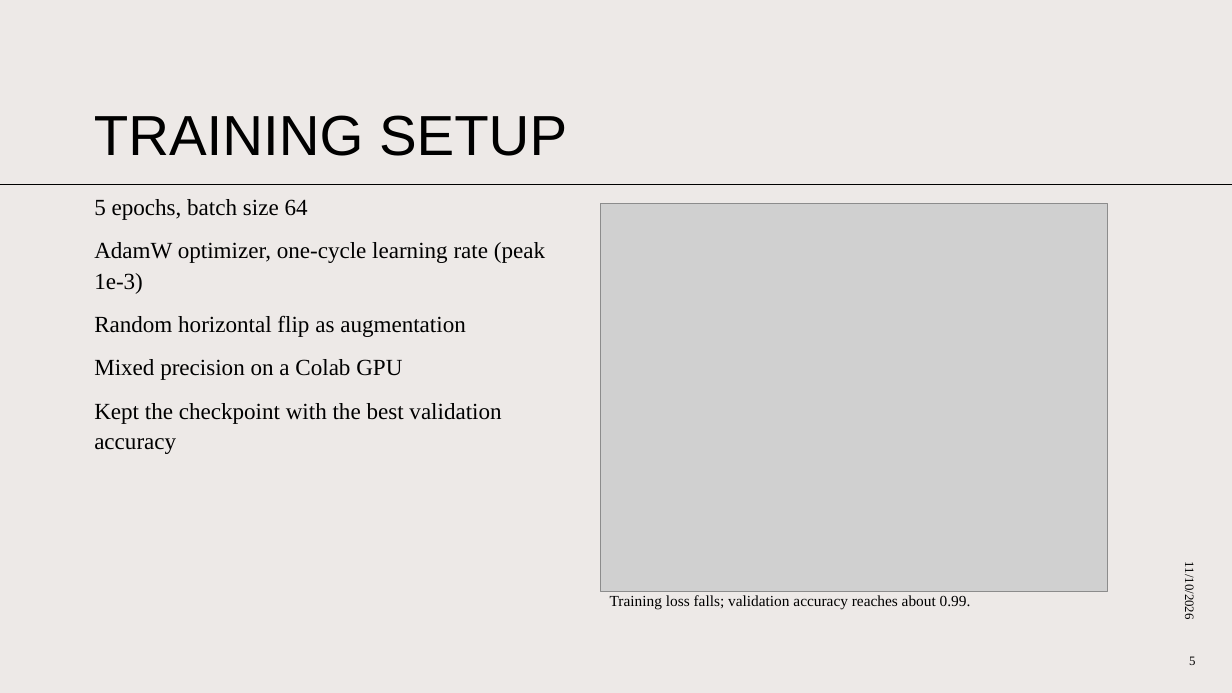
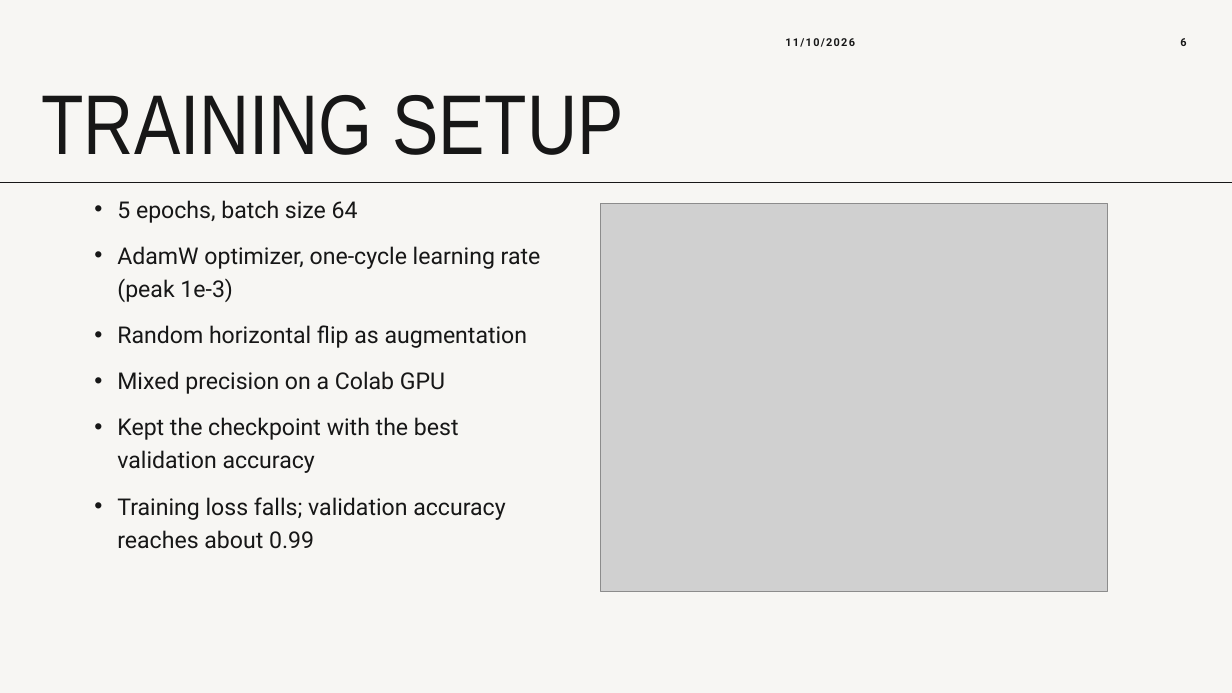
Before and after one commit to elpaelpa/COSC-3326-Assignments, a slide deck: slide 6 of Project/docs/Results.pptx (slide 5 before the commit). Drawn at 1232x693 pixels with LibreOffice and Linux fonts; fonts in the diff are those of the drawing; grey boxes stand for pictures. Boxes give left, top, right and bottom in pixels: in the first picture for what was removed or moved away, otherwise in the second. Text is boxed around its words. In the diff, an @@ line names an element or a change of style, - is before the commit and + after.

```diff
--- a/Project/docs/Results.pptx
+++ b/Project/docs/Results.pptx
@@ background #EDE9E7 to #F7F6F3 @@
@@ text "11/10/2026": place and size @@
-text "11/10/2026" at [1182, 568, 1196, 619]
+text "11/10/2026" at [785, 38, 855, 47]
@@ text "11/10/2026" at [785, 38, 855, 47]: size 10 to 8.5 pt, font Times New Roman to Roboto, text colour #000000 to #171717, letter spacing 0 to 1 pt, bold on; alignment right to left; rotation 90 to 0 degrees @@
@@ page number added at [1180, 38, 1186, 46], 8.5 pt, text #171717, bold @@
+6
@@ title "TRAINING SETUP": place and size @@
-title "TRAINING SETUP" at [94, 115, 567, 156]
+title "TRAINING SETUP" at [42, 95, 623, 155]
@@ title "TRAINING SETUP" at [42, 95, 623, 155]: size 44 to 66 pt, font Arial to Arial Narrow, text colour #000000 to #171717; line spacing 0.9 to 0.7 @@
@@ line moved from (1232, 184) - (0, 184) to (0, 182) - (1232, 182) @@
@@ line (0, 182) - (1232, 182): stroke #000000 0.5 pt to #171717 0.75 pt @@
@@ text at [117, 200, 541, 473]: font Times New Roman to Roboto, text colour #000000 to #171717 in "5 epochs, batch size 64", "AdamW optimizer, one-cycle learning rate (peak 1e-3)", "Random horizontal flip as augmentation", "Mixed precision on a Colab GPU" and 1 more places; bullet none to •; line spacing 1.1 to 1.2 @@
@@ text at [117, 497, 505, 549]: paragraph added @@
+• Training loss falls; validation accuracy reaches about 0.99
@@ text removed at [610, 595, 971, 610] @@
-Training loss falls; validation accuracy reaches about 0.99.
@@ page number removed at [1189, 656, 1195, 665] @@
-5
```
Also in this commit, not shown: 8 other slides changed, 3 slides added, 8 other files.
